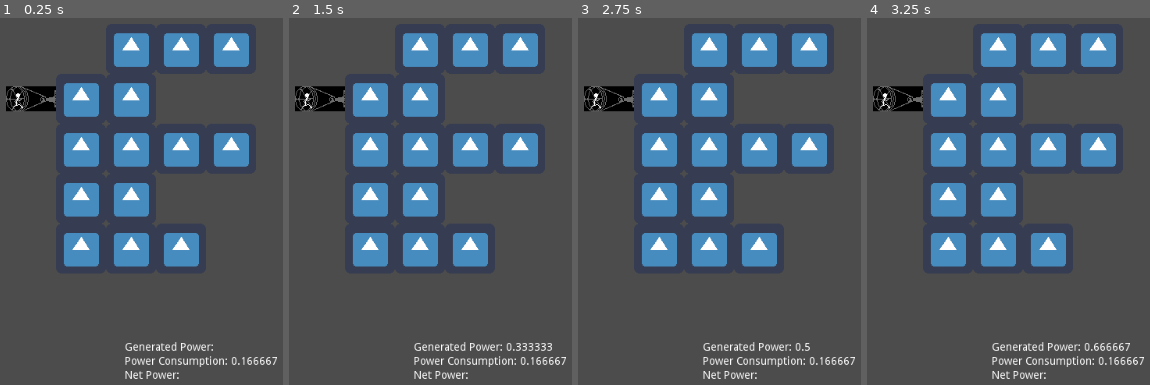
Above: before the commit, frames 1-4 (left to right).
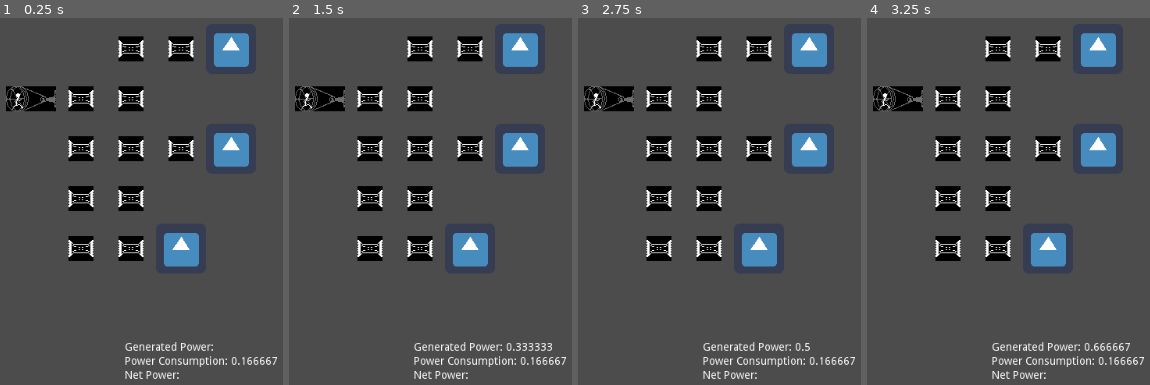
Above: after the commit, the same moments.

Repository: JoseTMonagas/sisyphean2
Game: Godot game, scene res://Test.tscn
Two runs of this game, one before a commit and one after it. Both use one fixed random seed, a clock stepped at 60 frames per second and the inputs below. The project has no main scene, so this scene is started directly. The engine's default icon, where the game draws it, is replaced by a stand-in: a white triangle on a blue panel in a dark square.
Inputs (mouse positions are in pixels of both pictures, inside the frame that each line leads up to):
- Up to frame 1 (0.25 s): no input
- Up to frame 2 (1.5 s): tap Enter at 0.5 s; move the mouse to (371, 98) at 0.52 s; press the mouse at (371, 98) at 0.53 s; tap Space at 1.25 s; move the mouse to (371, 150) at 1.27 s; release the mouse at (371, 150) at 1.28 s; click (371, 150) at 1.35 s
- Up to frame 3 (2.75 s): tap Enter at 2 s; move the mouse to (708, 47) at 2.02 s; press the mouse at (708, 47) at 2.03 s
- Up to frame 4 (3.25 s): tap Space at 2.75 s; move the mouse to (1048, 47) at 2.77 s; release the mouse at (1048, 47) at 2.78 s; click (1048, 47) at 2.85 s

The runs differ from the first frame. In frame 1, 12% of the frame differs, in the area x 22-71%, y 4-68%; in frame 2, 12%; in frame 3, 12%; in frame 4, 12%.

Commit message:
Added cable sprites

Diff:
--- a/src/cable/Cable.tscn
+++ b/src/cable/Cable.tscn
@@ -1,17 +1,155 @@
-[gd_scene load_steps=5 format=2]
-
-[ext_resource path="res://icon.png" type="Texture" id=1]
+[gd_scene load_steps=14 format=2]
+
+[ext_resource path="res://resources/sisyphus-full-spritesheet-export.png" type="Texture" id=1]
 [ext_resource path="res://src/cable/Cable.gd" type="Script" id=2]
 
 [sub_resource type="CapsuleShape2D" id=1]
 
 [sub_resource type="RectangleShape2D" id=2]
+
+[sub_resource type="Animation" id=3]
+resource_name = "IronCrossActive"
+tracks/0/type = "value"
+tracks/0/path = NodePath("Sprite:frame")
+tracks/0/interp = 1
+tracks/0/loop_wrap = true
+tracks/0/imported = false
+tracks/0/enabled = true
+tracks/0/keys = {
+"times": PoolRealArray( 0 ),
+"transitions": PoolRealArray( 1 ),
+"update": 1,
+"values": [ 11 ]
+}
+
+[sub_resource type="Animation" id=8]
+resource_name = "IronCrossInactive"
+tracks/0/type = "value"
+tracks/0/path = NodePath("Sprite:frame")
+tracks/0/interp = 1
+tracks/0/loop_wrap = true
+tracks/0/imported = false
+tracks/0/enabled = true
+tracks/0/keys = {
+"times": PoolRealArray( 0 ),
+"transitions": PoolRealArray( 1 ),
+"update": 1,
+"values": [ 15 ]
+}
+
+[sub_resource type="Animation" id=4]
+length = 0.001
+tracks/0/type = "value"
+tracks/0/path = NodePath("Sprite:frame")
+tracks/0/interp = 1
+tracks/0/loop_wrap = true
+tracks/0/imported = false
+tracks/0/enabled = true
+tracks/0/keys = {
+"times": PoolRealArray( 0 ),
+"transitions": PoolRealArray( 1 ),
+"update": 0,
+"values": [ 10 ]
+}
+
+[sub_resource type="Animation" id=5]
+resource_name = "StraightActive"
+tracks/0/type = "value"
+tracks/0/path = NodePath("Sprite:frame")
+tracks/0/interp = 1
+tracks/0/loop_wrap = true
+tracks/0/imported = false
+tracks/0/enabled = true
+tracks/0/keys = {
+"times": PoolRealArray( 0 ),
+"transitions": PoolRealArray( 1 ),
+"update": 1,
+"values": [ 10 ]
+}
+
+[sub_resource type="Animation" id=9]
+resource_name = "StraightInactive"
+tracks/0/type = "value"
+tracks/0/path = NodePath("Sprite:frame")
+tracks/0/interp = 1
+tracks/0/loop_wrap = true
+tracks/0/imported = false
+tracks/0/enabled = true
+tracks/0/keys = {
+"times": PoolRealArray( 0 ),
+"transitions": PoolRealArray( 1 ),
+"update": 1,
+"values": [ 14 ]
+}
+
+[sub_resource type="Animation" id=6]
+resource_name = "TActive"
+tracks/0/type = "value"
+tracks/0/path = NodePath("Sprite:frame")
+tracks/0/interp = 1
+tracks/0/loop_wrap = true
+tracks/0/imported = false
+tracks/0/enabled = true
+tracks/0/keys = {
+"times": PoolRealArray( 0 ),
+"transitions": PoolRealArray( 1 ),
+"update": 1,
+"values": [ 9 ]
+}
+
+[sub_resource type="Animation" id=10]
+resource_name = "TInactive"
+tracks/0/type = "value"
+tracks/0/path = NodePath("Sprite:frame")
+tracks/0/interp = 1
+tracks/0/loop_wrap = true
+tracks/0/imported = false
+tracks/0/enabled = true
+tracks/0/keys = {
+"times": PoolRealArray( 0 ),
+"transitions": PoolRealArray( 1 ),
+"update": 1,
+"values": [ 13 ]
+}
+
+[sub_resource type="Animation" id=7]
+resource_name = "TurnActive"
+tracks/0/type = "value"
+tracks/0/path = NodePath("Sprite:frame")
+tracks/0/interp = 1
+tracks/0/loop_wrap = true
+tracks/0/imported = false
+tracks/0/enabled = true
+tracks/0/keys = {
+"times": PoolRealArray( 0 ),
+"transitions": PoolRealArray( 1 ),
+"update": 1,
+"values": [ 8 ]
+}
+
+[sub_resource type="Animation" id=11]
+resource_name = "TurnInactive"
+tracks/0/type = "value"
+tracks/0/path = NodePath("Sprite:frame")
+tracks/0/interp = 1
+tracks/0/loop_wrap = true
+tracks/0/imported = false
+tracks/0/enabled = true
+tracks/0/keys = {
+"times": PoolRealArray( 0 ),
+"transitions": PoolRealArray( 1 ),
+"update": 1,
+"values": [ 12 ]
+}
 
 [node name="Cable" type="Node2D"]
 script = ExtResource( 2 )
 
 [node name="Sprite" type="Sprite" parent="."]
 texture = ExtResource( 1 )
+hframes = 8
+vframes = 8
+frame = 10
 
 [node name="Up" type="Area2D" parent="."]
 position = Vector2( 0, -32 )
@@ -49,6 +187,17 @@
 shape = SubResource( 2 )
 
 [node name="Tween" type="Tween" parent="."]
+
+[node name="AnimationPlayer" type="AnimationPlayer" parent="."]
+anims/IronCrossActive = SubResource( 3 )
+anims/IronCrossInactive = SubResource( 8 )
+anims/RESET = SubResource( 4 )
+anims/StraightActive = SubResource( 5 )
+anims/StraightInactive = SubResource( 9 )
+anims/TActive = SubResource( 6 )
+anims/TInactive = SubResource( 10 )
+anims/TurnActive = SubResource( 7 )
+anims/TurnInactive = SubResource( 11 )
 
 [connection signal="area_entered" from="Up" to="." method="_on_Edge_area_entered" binds= [ "upNode" ]]
 [connection signal="area_exited" from="Up" to="." method="_on_Edge_area_exited" binds= [ "upNode" ]]
